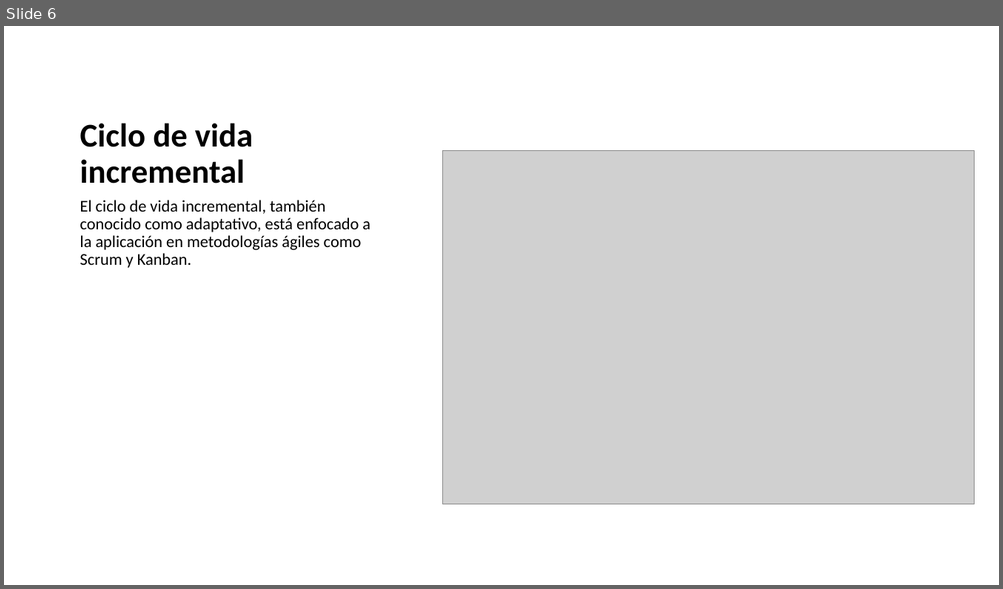
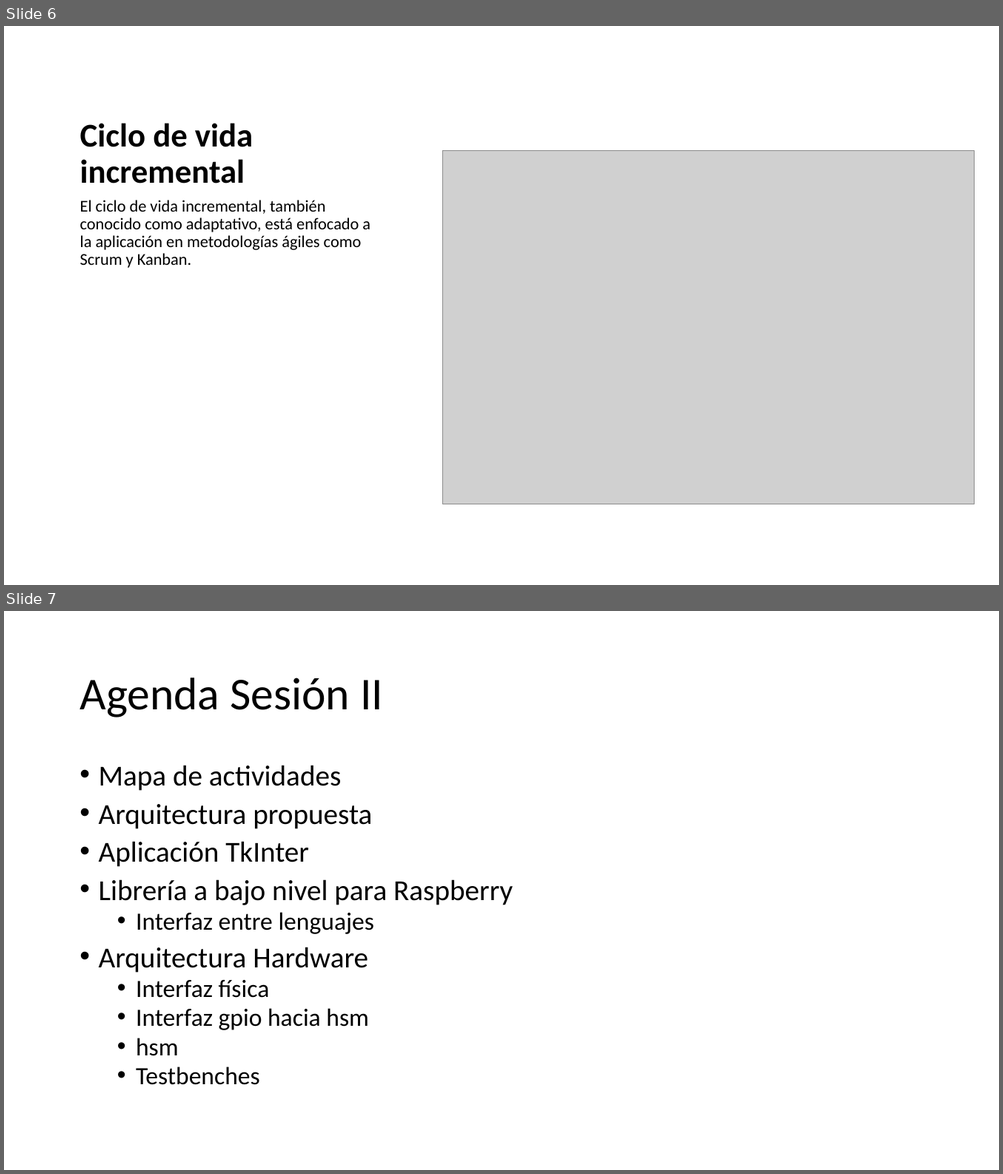
Before and after one commit to tehuano/hsm-interface, a slide deck: doc/raspberry_de0_hsm.pptx. Shown one above the other, each under a label of ours: slide 6 before the commit, slides 6 and 7 after it. The pictures are 1003x589 and 1003x1174 pixels, drawn with LibreOffice and Linux fonts; fonts in the diff are those of the drawing; grey boxes stand for pictures. Boxes give left, top, right and bottom in pixels: in the first picture for what was removed or moved away, otherwise in the second. Text is boxed around its words. In the diff, an @@ line names an element or a change of style, - is before the commit and + after.

```diff
--- a/doc/raspberry_de0_hsm.pptx
+++ b/doc/raspberry_de0_hsm.pptx
@@ slide 7 added at (4, 611, 999, 1170), background #FFFFFF @@
@@ title added at (79, 678, 383, 718), 44 pt, text #000000 @@
+Agenda Sesión II
@@ text added at (99, 765, 512, 1085), 28 pt, text #000000 @@
+• Mapa de actividades
+• Arquitectura propuesta
+• Aplicación TkInter
+• Librería a bajo nivel para Raspberry
+  • Interfaz entre lenguajes
+• Arquitectura Hardware
+  • Interfaz física
+  • Interfaz gpio hacia hsm
+  • hsm
+  • Testbenches
```
Also in this commit, not shown: 21 other slides added, 37 other files.
